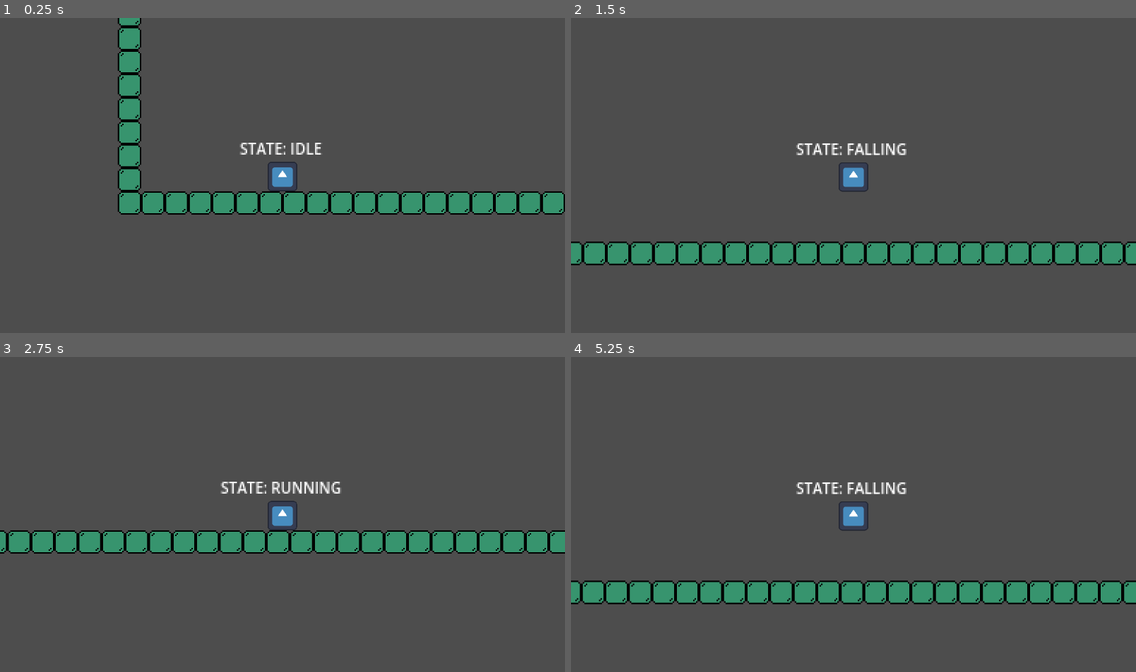
Above: before the commit, frames 1-4 (two rows, left to right).
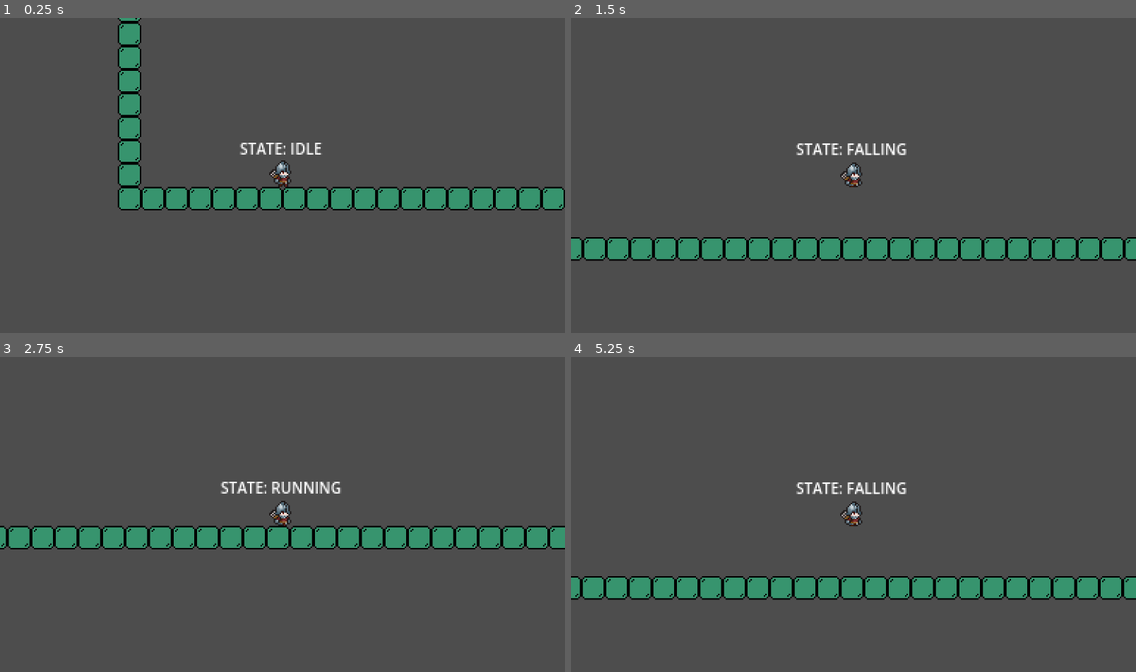
Above: after the commit, the same moments.

Repository: kjardine00/Prototype_PlayerController
Game: Godot game, scene res://scenes/prototype_room.tscn
Two runs of this game, one before a commit and one after it. Both use one fixed random seed, a clock stepped at 60 frames per second and the inputs below. The engine's default icon, where the game draws it, is replaced by a stand-in: a white triangle on a blue panel in a dark square.
Inputs:
- Up to frame 1 (0.25 s): no input
- Up to frame 2 (1.5 s): tap Enter at 0.5 s; hold D (move_right) from 0.53 s (still down); tap Space (move_jump) at 0.77 s
- Up to frame 3 (2.75 s): tap Space (move_jump) at 1.52 s; release D (move_right) at 2.03 s; hold A (move_left) from 2.03 s (still down)
- Up to frame 4 (5.25 s): release A (move_left) at 2.78 s; hold D (move_right) 2.78-4.28 s; tap Space (move_jump) at 3.02, 3.77, 4.52 s; hold A (move_left) 4.28-5.03 s; hold D (move_right) from 5.03 s (still down)

The runs differ from the first frame. In frame 1, 4.0% of the frame differs, in the area x 20-100%, y 0-63%; in frame 2, 4.4%, in the area x 0-100%, y 45-79%; in frame 3, 4.1%; in frame 4, 4.4%.

Commit message:
added basic animation player to the player character

Diff:
--- a/scenes/player_character/player_character.tscn
+++ b/scenes/player_character/player_character.tscn
@@ -1,14 +1,320 @@
-[gd_scene load_steps=10 format=3 uid="uid://coxur0x6cemiu"]
+[gd_scene load_steps=35 format=3 uid="uid://coxur0x6cemiu"]
 
 [ext_resource type="Script" path="res://scripts/player_character.gd" id="1_ebyub"]
 [ext_resource type="Texture2D" uid="uid://br486g1k8x0wn" path="res://icon.svg" id="1_vboyc"]
+[ext_resource type="Texture2D" uid="uid://g6n22d7t0u0w" path="res://assets/Soldier.png" id="2_542uc"]
 [ext_resource type="Script" path="res://scripts/state_machine/state_machine.gd" id="3_ktvyv"]
 [ext_resource type="Script" path="res://scripts/state_machine/states/idle.gd" id="4_isyw2"]
 [ext_resource type="Script" path="res://scripts/state_machine/states/jumping.gd" id="6_5kqf0"]
 [ext_resource type="Script" path="res://scripts/state_machine/states/running.gd" id="6_htmon"]
 [ext_resource type="Script" path="res://scripts/state_machine/states/falling.gd" id="7_bg1n4"]
 
-[sub_resource type="CircleShape2D" id="CircleShape2D_h5itf"]
+[sub_resource type="AtlasTexture" id="AtlasTexture_6iygu"]
+atlas = ExtResource("2_542uc")
+region = Rect2(200, 100, 100, 100)
+
+[sub_resource type="AtlasTexture" id="AtlasTexture_avdkn"]
+atlas = ExtResource("2_542uc")
+region = Rect2(0, 0, 100, 100)
+
+[sub_resource type="AtlasTexture" id="AtlasTexture_oimpu"]
+atlas = ExtResource("2_542uc")
+region = Rect2(100, 0, 100, 100)
+
+[sub_resource type="AtlasTexture" id="AtlasTexture_ik6ai"]
+atlas = ExtResource("2_542uc")
+region = Rect2(200, 0, 100, 100)
+
+[sub_resource type="AtlasTexture" id="AtlasTexture_luar3"]
+atlas = ExtResource("2_542uc")
+region = Rect2(300, 0, 100, 100)
+
+[sub_resource type="AtlasTexture" id="AtlasTexture_o3fu1"]
+atlas = ExtResource("2_542uc")
+region = Rect2(400, 0, 100, 100)
+
+[sub_resource type="AtlasTexture" id="AtlasTexture_up4w7"]
+atlas = ExtResource("2_542uc")
+region = Rect2(500, 0, 100, 100)
+
+[sub_resource type="AtlasTexture" id="AtlasTexture_1ymfu"]
+atlas = ExtResource("2_542uc")
+region = Rect2(400, 100, 100, 100)
+
+[sub_resource type="AtlasTexture" id="AtlasTexture_j32ro"]
+atlas = ExtResource("2_542uc")
+region = Rect2(700, 100, 100, 100)
+
+[sub_resource type="AtlasTexture" id="AtlasTexture_i1tc8"]
+atlas = ExtResource("2_542uc")
+region = Rect2(0, 100, 100, 100)
+
+[sub_resource type="AtlasTexture" id="AtlasTexture_gyjnv"]
+atlas = ExtResource("2_542uc")
+region = Rect2(100, 100, 100, 100)
+
+[sub_resource type="AtlasTexture" id="AtlasTexture_vylid"]
+atlas = ExtResource("2_542uc")
+region = Rect2(200, 100, 100, 100)
+
+[sub_resource type="AtlasTexture" id="AtlasTexture_1is2g"]
+atlas = ExtResource("2_542uc")
+region = Rect2(300, 100, 100, 100)
+
+[sub_resource type="AtlasTexture" id="AtlasTexture_xmyaq"]
+atlas = ExtResource("2_542uc")
+region = Rect2(400, 100, 100, 100)
+
+[sub_resource type="AtlasTexture" id="AtlasTexture_5l5x3"]
+atlas = ExtResource("2_542uc")
+region = Rect2(500, 100, 100, 100)
+
+[sub_resource type="AtlasTexture" id="AtlasTexture_qdaks"]
+atlas = ExtResource("2_542uc")
+region = Rect2(600, 100, 100, 100)
+
+[sub_resource type="AtlasTexture" id="AtlasTexture_1xe00"]
+atlas = ExtResource("2_542uc")
+region = Rect2(700, 100, 100, 100)
+
+[sub_resource type="SpriteFrames" id="SpriteFrames_kqy6v"]
+animations = [{
+"frames": [{
+"duration": 1.0,
+"texture": SubResource("AtlasTexture_6iygu")
+}],
+"loop": true,
+"name": &"falling",
+"speed": 5.0
+}, {
+"frames": [{
+"duration": 1.0,
+"texture": SubResource("AtlasTexture_avdkn")
+}, {
+"duration": 1.0,
+"texture": SubResource("AtlasTexture_oimpu")
+}, {
+"duration": 1.0,
+"texture": SubResource("AtlasTexture_ik6ai")
+}, {
+"duration": 1.0,
+"texture": SubResource("AtlasTexture_luar3")
+}, {
+"duration": 1.0,
+"texture": SubResource("AtlasTexture_o3fu1")
+}, {
+"duration": 1.0,
+"texture": SubResource("AtlasTexture_up4w7")
+}],
+"loop": true,
+"name": &"idle",
+"speed": 10.0
+}, {
+"frames": [{
+"duration": 1.0,
+"texture": SubResource("AtlasTexture_1ymfu")
+}, {
+"duration": 1.0,
+"texture": SubResource("AtlasTexture_j32ro")
+}],
+"loop": true,
+"name": &"jumping",
+"speed": 10.0
+}, {
+"frames": [{
+"duration": 1.0,
+"texture": SubResource("AtlasTexture_i1tc8")
+}, {
+"duration": 1.0,
+"texture": SubResource("AtlasTexture_gyjnv")
+}, {
+"duration": 1.0,
+"texture": SubResource("AtlasTexture_vylid")
+}, {
+"duration": 1.0,
+"texture": SubResource("AtlasTexture_1is2g")
+}, {
+"duration": 1.0,
+"texture": SubResource("AtlasTexture_xmyaq")
+}, {
+"duration": 1.0,
+"texture": SubResource("AtlasTexture_5l5x3")
+}, {
+"duration": 1.0,
+"texture": SubResource("AtlasTexture_qdaks")
+}, {
+"duration": 1.0,
+"texture": SubResource("AtlasTexture_1xe00")
+}],
+"loop": true,
+"name": &"running",
+"speed": 10.0
+}]
+
+[sub_resource type="Animation" id="Animation_fdmjy"]
+resource_name = "idle"
+length = 0.6
+loop_mode = 1
+tracks/0/type = "value"
+tracks/0/imported = false
+tracks/0/enabled = true
+tracks/0/path = NodePath("AnimatedSprite2D:sprite_frames")
+tracks/0/interp = 1
+tracks/0/loop_wrap = true
+tracks/0/keys = {
+"times": PackedFloat32Array(0),
+"transitions": PackedFloat32Array(1),
+"update": 1,
+"values": [SubResource("SpriteFrames_kqy6v")]
+}
+tracks/1/type = "value"
+tracks/1/imported = false
+tracks/1/enabled = true
+tracks/1/path = NodePath("AnimatedSprite2D:animation")
+tracks/1/interp = 1
+tracks/1/loop_wrap = true
+tracks/1/keys = {
+"times": PackedFloat32Array(0),
+"transitions": PackedFloat32Array(1),
+"update": 1,
+"values": [&"idle"]
+}
+tracks/2/type = "value"
+tracks/2/imported = false
+tracks/2/enabled = true
+tracks/2/path = NodePath("AnimatedSprite2D:frame")
+tracks/2/interp = 1
+tracks/2/loop_wrap = true
+tracks/2/keys = {
+"times": PackedFloat32Array(0, 0.1, 0.2, 0.3, 0.4, 0.5),
+"transitions": PackedFloat32Array(1, 1, 1, 1, 1, 1),
+"update": 1,
+"values": [0, 1, 2, 3, 4, 5]
+}
+
+[sub_resource type="Animation" id="Animation_83jke"]
+length = 0.001
+tracks/0/type = "value"
+tracks/0/imported = false
+tracks/0/enabled = true
+tracks/0/path = NodePath("AnimatedSprite2D:sprite_frames")
+tracks/0/interp = 1
+tracks/0/loop_wrap = true
+tracks/0/keys = {
+"times": PackedFloat32Array(0),
+"transitions": PackedFloat32Array(1),
+"update": 1,
+"values": [SubResource("SpriteFrames_kqy6v")]
+}
+tracks/1/type = "value"
+tracks/1/imported = false
+tracks/1/enabled = true
+tracks/1/path = NodePath("AnimatedSprite2D:animation")
+tracks/1/interp = 1
+tracks/1/loop_wrap = true
+tracks/1/keys = {
+"times": PackedFloat32Array(0),
+"transitions": PackedFloat32Array(1),
+"update": 1,
+"values": [&"idle"]
+}
+tracks/2/type = "value"
+tracks/2/imported = false
+tracks/2/enabled = true
+tracks/2/path = NodePath("AnimatedSprite2D:frame")
+tracks/2/interp = 1
+tracks/2/loop_wrap = true
+tracks/2/keys = {
+"times": PackedFloat32Array(0),
+"transitions": PackedFloat32Array(1),
+"update": 1,
+"values": [0]
+}
+
+[sub_resource type="Animation" id="Animation_c72i8"]
+resource_name = "jumping"
+length = 0.2
+tracks/0/type = "value"
+tracks/0/imported = false
+tracks/0/enabled = true
+tracks/0/path = NodePath("AnimatedSprite2D:animation")
+tracks/0/interp = 1
+tracks/0/loop_wrap = true
+tracks/0/keys = {
+"times": PackedFloat32Array(0),
+"transitions": PackedFloat32Array(1),
+"update": 1,
+"values": [&"jumping"]
+}
+tracks/1/type = "value"
+tracks/1/imported = false
+tracks/1/enabled = true
+tracks/1/path = NodePath("AnimatedSprite2D:frame")
+tracks/1/interp = 1
+tracks/1/loop_wrap = true
+tracks/1/keys = {
+"times": PackedFloat32Array(0.00203761, 0.10465),
+"transitions": PackedFloat32Array(1, 1),
+"update": 1,
+"values": [0, 1]
+}
+
+[sub_resource type="Animation" id="Animation_hitq7"]
+resource_name = "running"
+length = 0.8
+loop_mode = 1
+tracks/0/type = "value"
+tracks/0/imported = false
+tracks/0/enabled = true
+tracks/0/path = NodePath("AnimatedSprite2D:sprite_frames")
+tracks/0/interp = 1
+tracks/0/loop_wrap = true
+tracks/0/keys = {
+"times": PackedFloat32Array(0),
+"transitions": PackedFloat32Array(1),
+"update": 1,
+"values": [SubResource("SpriteFrames_kqy6v")]
+}
+tracks/1/type = "value"
+tracks/1/imported = false
+tracks/1/enabled = true
+tracks/1/path = NodePath("AnimatedSprite2D:animation")
+tracks/1/interp = 1
+tracks/1/loop_wrap = true
+tracks/1/keys = {
+"times": PackedFloat32Array(0),
+"transitions": PackedFloat32Array(1),
+"update": 1,
+"values": [&"running"]
+}
+tracks/2/type = "value"
+tracks/2/imported = false
+tracks/2/enabled = true
+tracks/2/path = NodePath("AnimatedSprite2D:frame")
+tracks/2/interp = 1
+tracks/2/loop_wrap = true
+tracks/2/keys = {
+"times": PackedFloat32Array(0, 0.1, 0.2, 0.3, 0.4, 0.5, 0.6, 0.7),
+"transitions": PackedFloat32Array(1, 1, 1, 1, 1, 1, 1, 1),
+"update": 1,
+"values": [0, 1, 2, 3, 4, 5, 6, 7]
+}
+
+[sub_resource type="Animation" id="Animation_fhhdg"]
+resource_name = "falling"
+
+[sub_resource type="AnimationLibrary" id="AnimationLibrary_m3efo"]
+_data = {
+"RESET": SubResource("Animation_83jke"),
+"falling": SubResource("Animation_fhhdg"),
+"idle": SubResource("Animation_fdmjy"),
+"jumping": SubResource("Animation_c72i8"),
+"running": SubResource("Animation_hitq7")
+}
+
+[sub_resource type="CapsuleShape2D" id="CapsuleShape2D_o283g"]
+radius = 5.0
+height = 18.0
 
 [sub_resource type="LabelSettings" id="LabelSettings_hb2t6"]
 font_size = 10
@@ -17,12 +323,24 @@
 collision_layer = 2
 script = ExtResource("1_ebyub")
 
+[node name="AnimatedSprite2D" type="AnimatedSprite2D" parent="."]
+sprite_frames = SubResource("SpriteFrames_kqy6v")
+animation = &"idle"
+
+[node name="AnimationPlayer" type="AnimationPlayer" parent="."]
+libraries = {
+"": SubResource("AnimationLibrary_m3efo")
+}
+
 [node name="Icon" type="Sprite2D" parent="."]
+visible = false
 scale = Vector2(0.156, 0.159)
 texture = ExtResource("1_vboyc")
 
 [node name="CollisionShape2D" type="CollisionShape2D" parent="."]
-shape = SubResource("CircleShape2D_h5itf")
+visible = false
+position = Vector2(0, -2)
+shape = SubResource("CapsuleShape2D_o283g")
 
 [node name="DebugLabel" type="Label" parent="."]
 anchors_preset = 5
--- a/scripts/player_character.gd
+++ b/scripts/player_character.gd
@@ -6,17 +6,4 @@
 var gravity = ProjectSettings.get_setting("physics/2d/default_gravity")
 
 @onready var debug_label: Label = $DebugLabel
-
-func _ready() -> void:
-	# Initialize the state machine, passing a reference of the player to the states,
-	# that way they can move and react accordingly
-	pass
-
-#func _unhandled_input(event: InputEvent) -> void:
-	#state_machine.process_input(event)
-#
-#func _physics_process(delta: float) -> void:
-	#state_machine.process_physics(delta)
-#
-#func _process(delta: float) -> void:
-	#state_machine.process_frame(delta)
+@onready var animation_player: AnimationPlayer = $AnimationPlayer
--- a/scripts/state_machine/states/falling.gd
+++ b/scripts/state_machine/states/falling.gd
@@ -2,6 +2,7 @@
 
 func enter_state(from_state: String, data := {}) -> void:
 	character.debug_label.text = "STATE: Falling"
+	character.animation_player.play("falling")
 
 func physics_update(delta: float) -> void:
 	var input_direciton_x = Input.get_axis("move_left", "move_right")
--- a/scripts/state_machine/states/idle.gd
+++ b/scripts/state_machine/states/idle.gd
@@ -3,7 +3,7 @@
 func enter_state(from_state: String, data := {}) -> void:
 	character.velocity.x = 0.0
 	character.debug_label.text = "STATE: Idle"
-	#character.animation_player.play("idle")
+	character.animation_player.play("idle")
 
 func physics_update(_delta: float) -> void:
 	character.velocity.y += character.gravity * _delta
--- a/scripts/state_machine/states/jumping.gd
+++ b/scripts/state_machine/states/jumping.gd
@@ -3,6 +3,7 @@
 func enter_state(from_state: String, data := {}) -> void:
 	character.velocity.y += character.jump_velocity
 	character.debug_label.text = "STATE: Jumping"
+	character.animation_player.play("jumping")
 
 
 func physics_update(delta: float) -> void:
--- a/scripts/state_machine/states/running.gd
+++ b/scripts/state_machine/states/running.gd
@@ -2,7 +2,7 @@
 
 func enter_state(from_state: String, data := {}) -> void:
 	character.debug_label.text = "STATE: Running"
-
+	character.animation_player.play("running")
 
 func physics_update(delta: float) -> void:
 	var input_direciton_x = Input.get_axis("move_left", "move_right")
